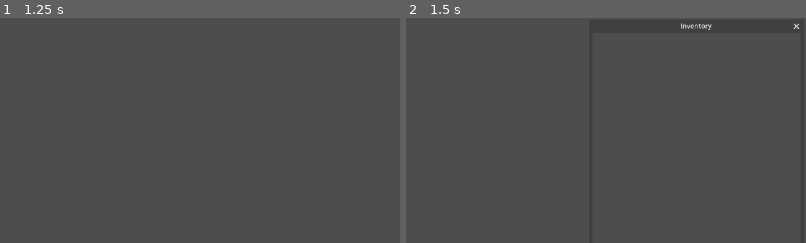
Above: before the commit, frames 1-2 (left to right).
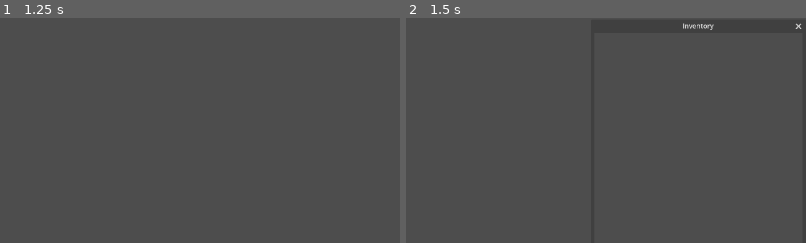
Above: after the commit, the same moments.

Repository: wirecraft-team/wirecraft
Game: Godot game, scene res://scenes/Menu.tscn
Same seed, same stepped clock (60 frames per second), same inputs: the game is played once before the commit and once after it.
Inputs (mouse positions are % of the whole screen's width and height, from its top left):
- Up to frame 1 (1.25 s): click "launch wirecraft" at 0.5 s
- Up to frame 2 (1.5 s): click (1, 98) at 1.25 s
The pictures show only the part of the screen within x 50-100%, y 0-50%; the shares and areas given below are measured in that part.

Frame 1 is identical in both runs. In frame 2, 0.2% of the frame differs, in the area x 68-99%, y 2-6%.

Commit message:
feat: Task is now BaseModel, Level is BaseModel, LevelState is SQLModel

Diff:
--- a/godot/scenes/Game.tscn
+++ b/godot/scenes/Game.tscn
@@ -40,7 +40,7 @@
 
 [node name="InventoryWindow" type="Window" parent="CanvasLayer"]
 title = "Inventory"
-position = Vector2i(1407, 36)
+position = Vector2i(1412, 36)
 size = Vector2i(500, 890)
 unresizable = true
 
Not shown, changed: python/src/wirecraft_server/database/models.py
Not shown, changed: python/src/wirecraft_server/database/task.py
